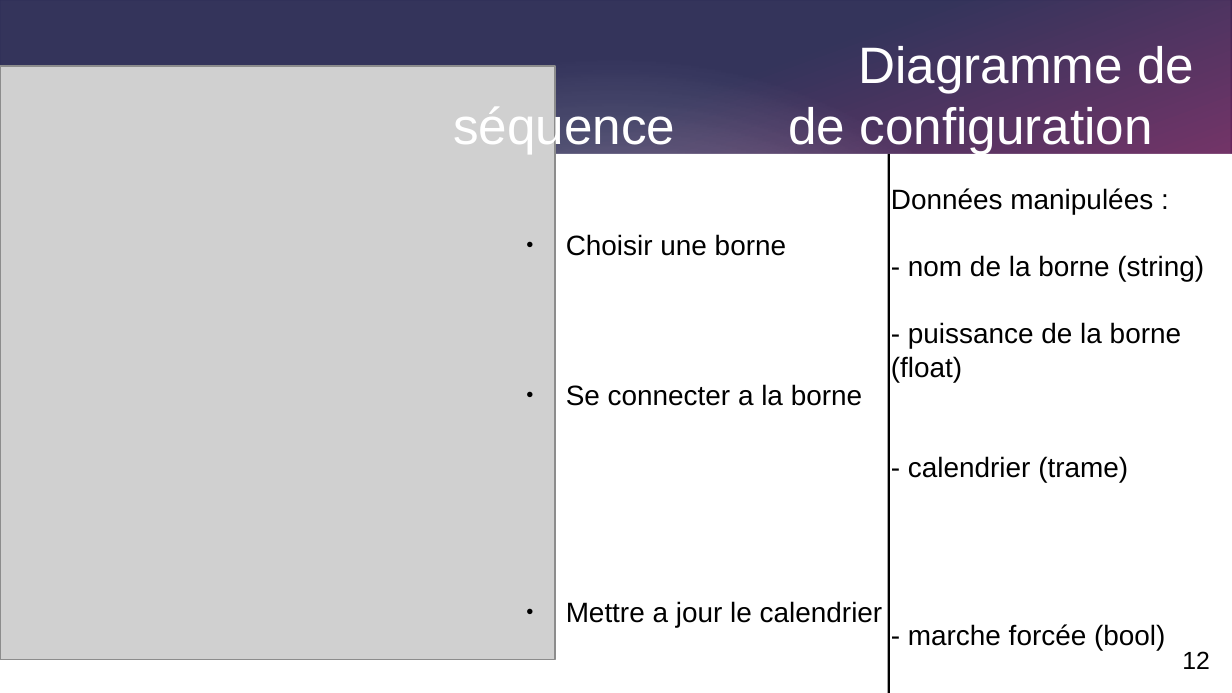
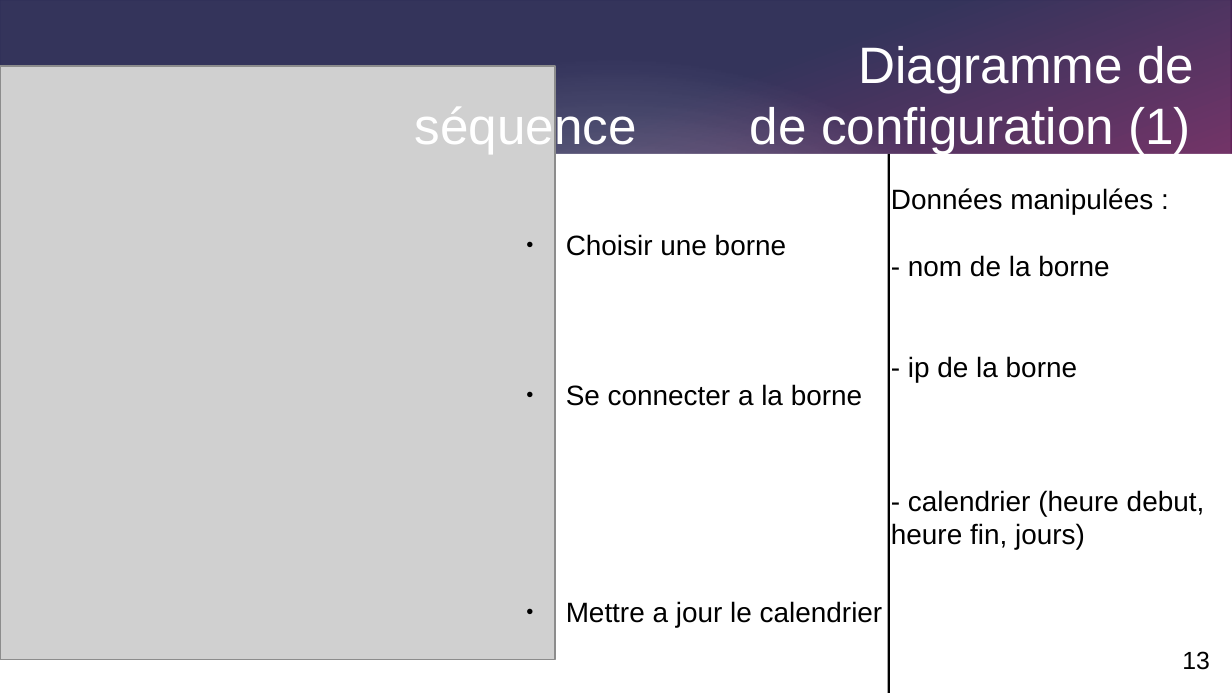
Before and after one commit to Corentinh2/PROJET_GESTIONNAIRE_DE_CHARGE, a slide deck: slide 13 of revue3/diapo_revue_3.odp (slide 12 before the commit). Drawn at 1232x693 pixels with LibreOffice and Linux fonts; fonts in the diff are those of the drawing; grey boxes stand for pictures. Boxes give left, top, right and bottom in pixels: in the first picture for what was removed or moved away, otherwise in the second. Text is boxed around its words. In the diff, an @@ line names an element or a change of style, - is before the commit and + after.

```diff
--- a/revue3/diapo_revue_3.odp
+++ b/revue3/diapo_revue_3.odp
@@ title at <box>750,46,1194,154</box>: text changed @@
-Diagramme de séquence de configuration
+Diagramme de séquence de configuration (1)
@@ text at <box>891,255,1205,549</box>: text changed @@
-- nom de la borne (string)
-- puissance de la borne (float)
-- calendrier (trame)
-- marche forcée (bool)
+- nom de la borne
+- ip de la borne
+- calendrier (heure debut, heure fin, jours)
@@ page number at <box>1182,651,1210,670</box>: text changed @@
-12
+13
```
Also in this commit, not shown: 8 other slides changed, 15 slides added, 8 slides removed, 4 other files.
